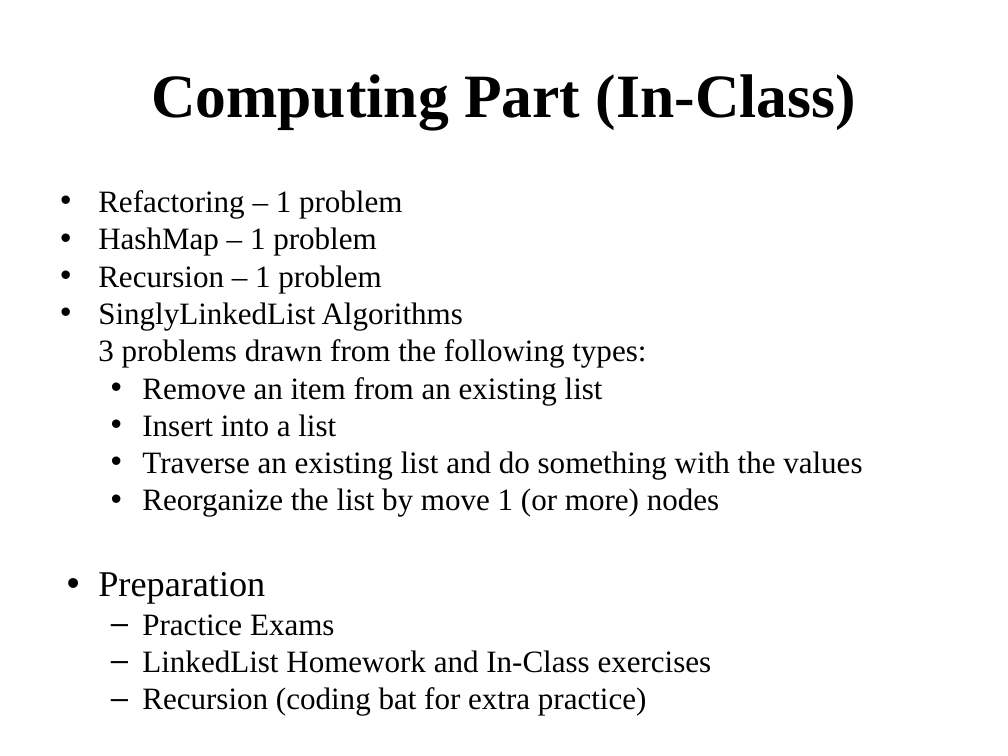
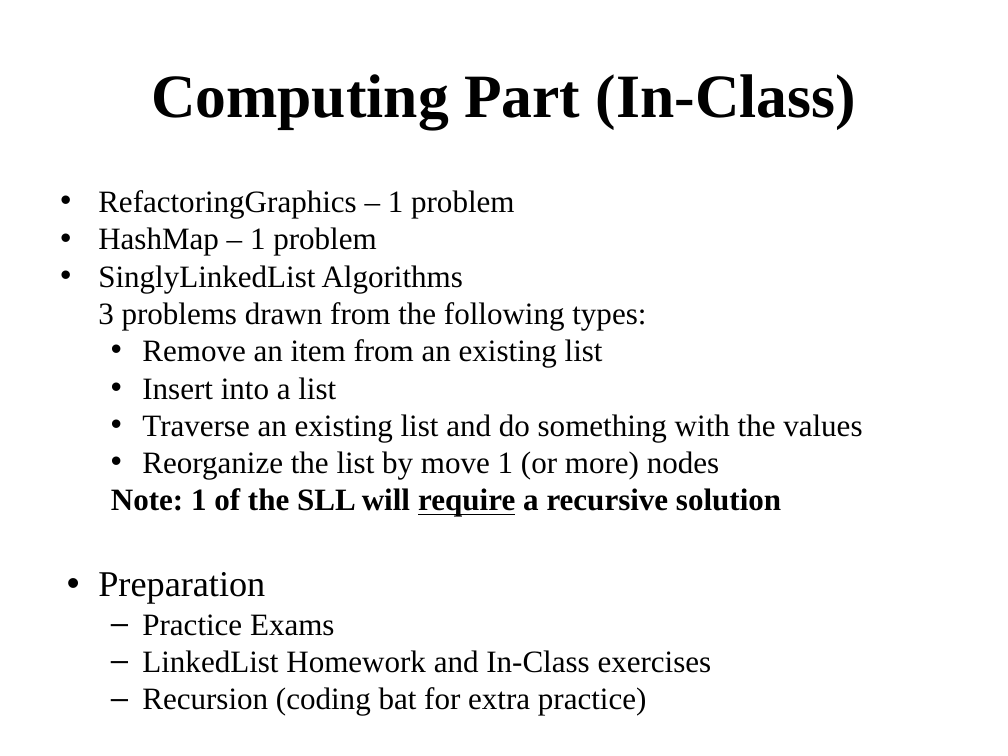
Before and after one commit to RHIT-CSSE/csse220, a slide deck: slide 4 of ClassMaterials/ComparableAndComparators/Slides/Part3-FinalExam.pptx (slide 5 before the commit). Drawn at 1008x756 pixels with LibreOffice and Linux fonts; fonts in the diff are those of the drawing. Boxes give left, top, right and bottom in pixels: in the first picture for what was removed or moved away, otherwise in the second. Text is boxed around its words. In the diff, an @@ line names an element or a change of style, - is before the commit and + after.

```diff
--- a/ClassMaterials/ComparableAndComparators/Slides/Part3-FinalExam.pptx
+++ b/ClassMaterials/ComparableAndComparators/Slides/Part3-FinalExam.pptx
@@ text at (x1=98, y1=190, x2=514, y2=218): text changed @@
-• Refactoring – 1 problem
+• RefactoringGraphics – 1 problem
@@ text at (x1=98, y1=265, x2=381, y2=292): paragraph removed @@
-• Recursion – 1 problem
@@ text at (x1=111, y1=488, x2=781, y2=516): paragraph added @@
+  Note: 1 of the SLL will require a recursive solution
```
Also in this commit, not shown: 2 other slides changed, 3 other files.
